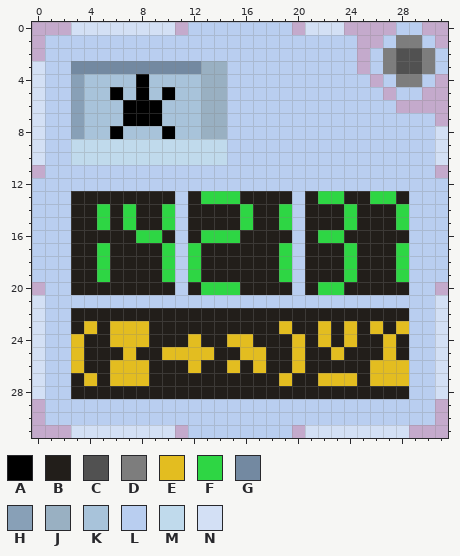
Edited in one commit: pixel-art sprite (Icons/Arithmelogic.png). The first picture shows the starting point.
The file is 32x32 pixels.
Palette (. is transparent): A #000000  B #221e1a  C #515151  D #7d7d7d  E #e3bd20  F #2ed644  G #7389a1  H #88a0b7  J #99b0c2  K #a8c3da  L #b9cef0  M #c0daec  N #d3e0f5
After the commit:
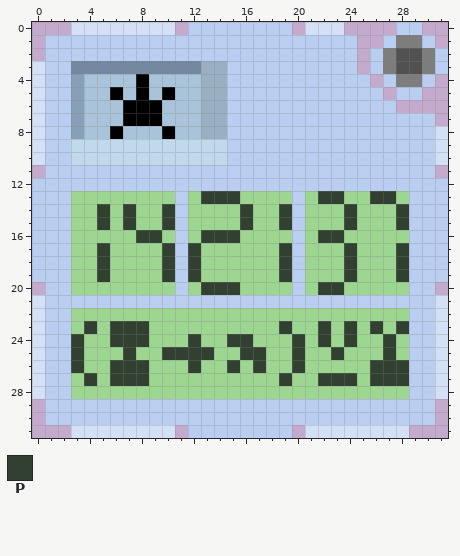
Colours new in this view: P #324031
Change:
colour B: #221e1a -> #9dd691
Changed rows in their new state; - is a pixel that keeps its letter.
first column x 3:
13 ----------PPP------PP--PP-
14 --P-P--P-----P--P----P---P
15 --P-P--P-----P--P----P---P
16 -----PP---PPP------PP-----
17 --P----P-P------P----P---P
18 --P----P-P------P----P---P
19 --P----P-P------P----P---P
20 ----------PPP------PP-----
23 -P-PPP----------P--P-P-P-P
24 P--PPP---P--PP---P-P-P--P-
25 P---P--PPPP--PP--P--P---P-
26 P--PPP---P--P-P--P-----PPP
27 -P-PPP----------P--PPP-PPP
Where, in picture pixels (left, top, right, bottom), the same in both pictures:
changed: (71, 191, 409, 399)
